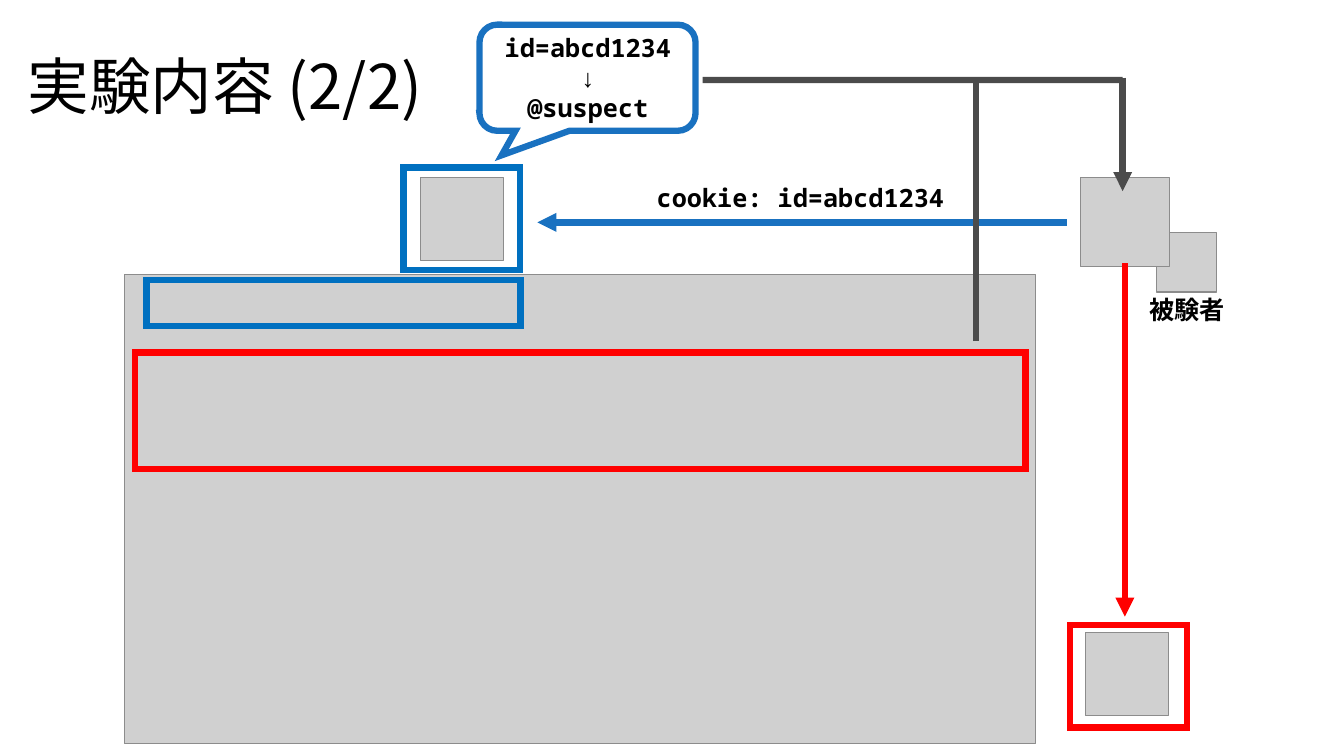
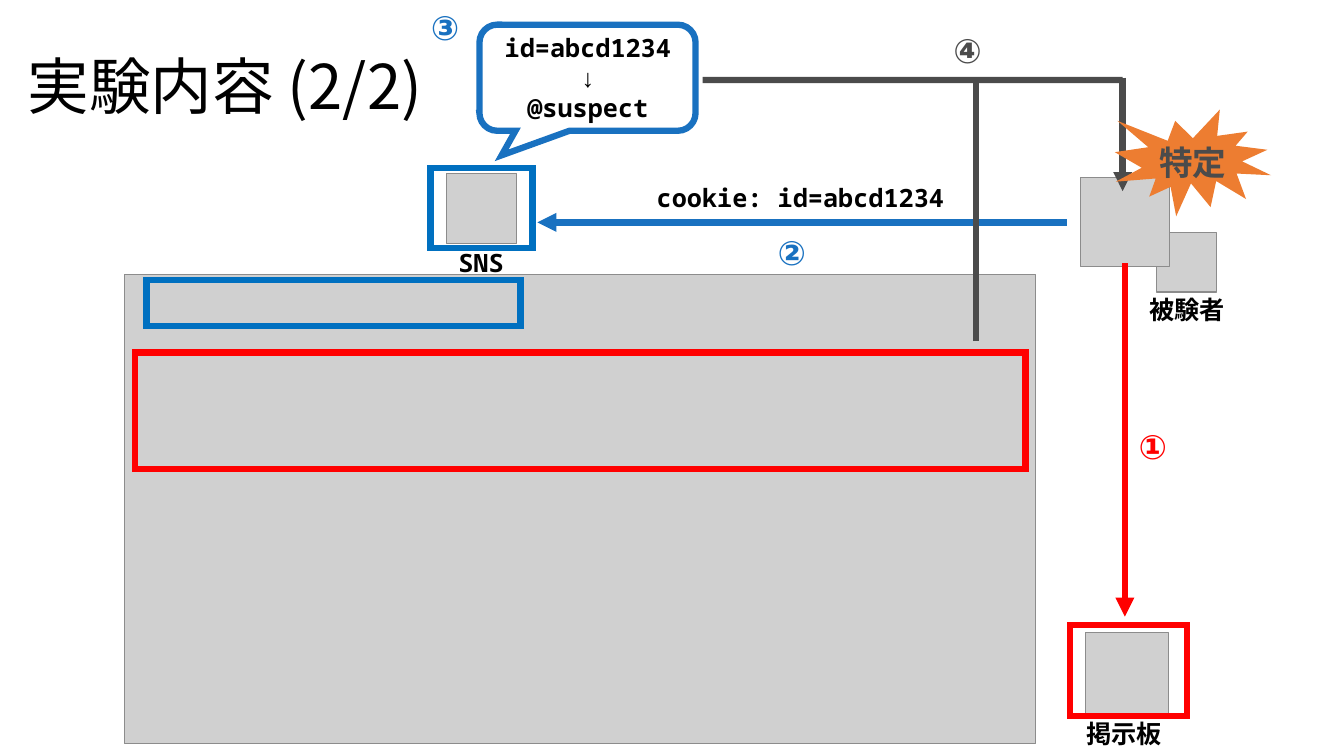
Before and after one commit to noraworld/graduation-thesis, a slide deck: slide 7 of presentation_slides.pptx. Drawn at 1344x756 pixels with LibreOffice and Linux fonts; fonts in the diff are those of the drawing; grey boxes stand for pictures. Boxes give left, top, right and bottom in pixels: in the first picture for what was removed or moved away, otherwise in the second. Text is boxed around its words. In the diff, an @@ line names an element or a change of style, - is before the commit and + after.

Commit message:
実験内容のスライドにアニメーションを追加

```diff
--- a/presentation_slides.pptx
+++ b/presentation_slides.pptx
@@ text added at <box>431,16,459,41</box>, 24 pt, text #1971C0, bold @@
+③
@@ text added at <box>953,39,981,64</box>, 24 pt, text #4B4B4B, bold @@
+④
@@ irregular seal added at <box>1115,110,1271,217</box>, fill #ED7D31 @@
@@ text added at <box>1159,140,1226,184</box>, 24 pt, text #4B4B4B, bold @@
+特定
@@ rectangle: place and size @@
-rectangle at <box>403,167,520,270</box>
+rectangle at <box>431,168,532,249</box>
@@ picture: place and size @@
-picture at <box>420,177,503,260</box>
+picture at <box>447,173,517,244</box>
@@ text added at <box>458,249,503,279</box>, 18 pt, text #000000, bold @@
+SNS
@@ text added at <box>778,241,806,266</box>, 24 pt, text #1971C0, bold @@
+②
@@ text added at <box>1139,435,1167,460</box>, 24 pt, text #FF0000, bold @@
+①
@@ rectangle: place and size @@
-rectangle at <box>1071,625,1188,728</box>
+rectangle at <box>1071,625,1188,716</box>
@@ text added at <box>1086,717,1162,749</box>, 18 pt, text #000000, bold @@
+掲示板
```
